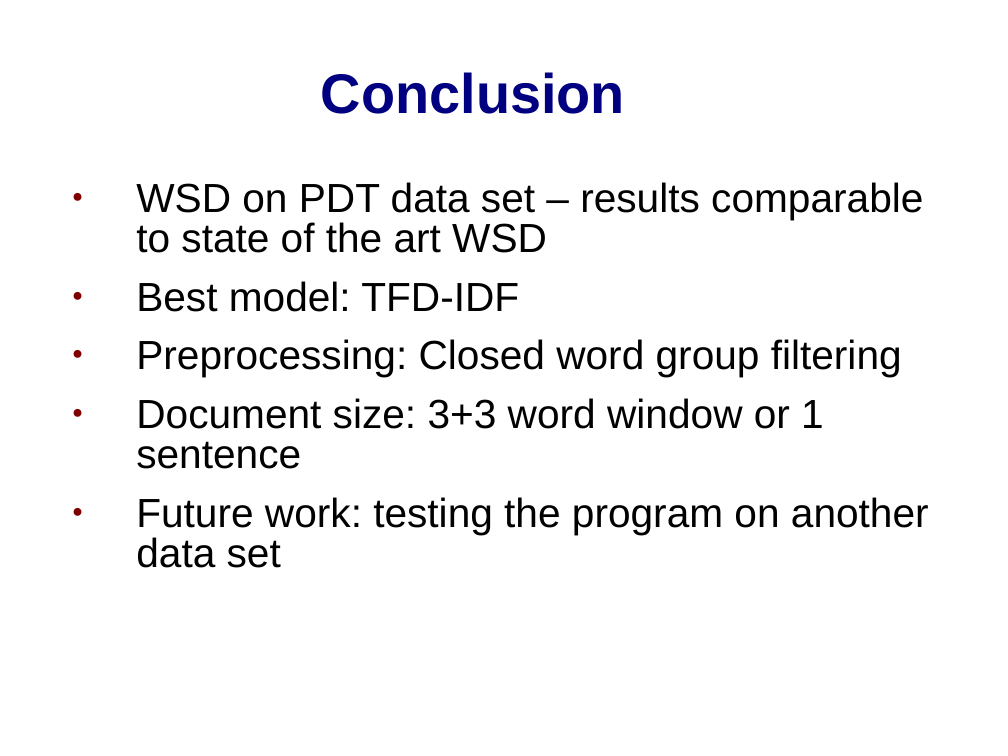
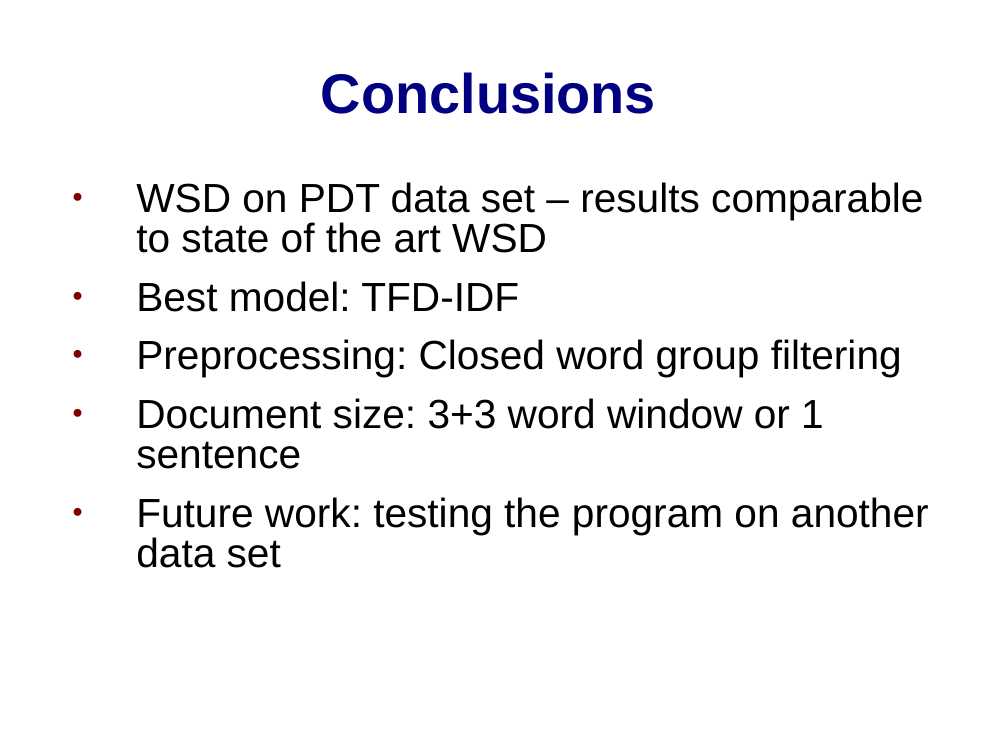
Before and after one commit to prodanovic/WSD-PDT, a slide deck: slide 26 of docs/thesis presentation.ppt. Drawn at 1008x756 pixels with LibreOffice and Linux fonts; fonts in the diff are those of the drawing; background and template pictures are left out. Boxes give left, top, right and bottom in pixels: in the first picture for what was removed or moved away, otherwise in the second. Text is boxed around its words. In the diff, an @@ line names an element or a change of style, - is before the commit and + after.

```diff
--- a/docs/thesis presentation.ppt
+++ b/docs/thesis presentation.ppt
@@ title at (321,72,656,114): text changed @@
-Conclusion
+Conclusions
```
Also in this commit, not shown: 2 other slides changed.
